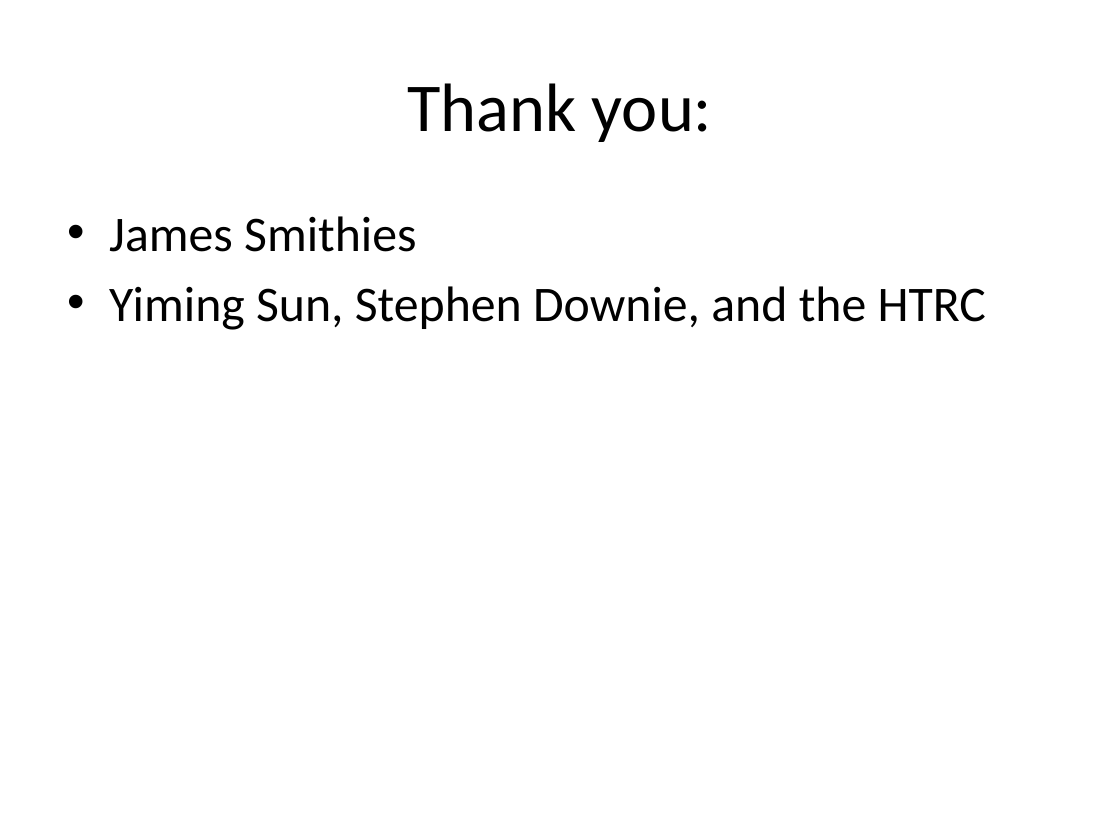
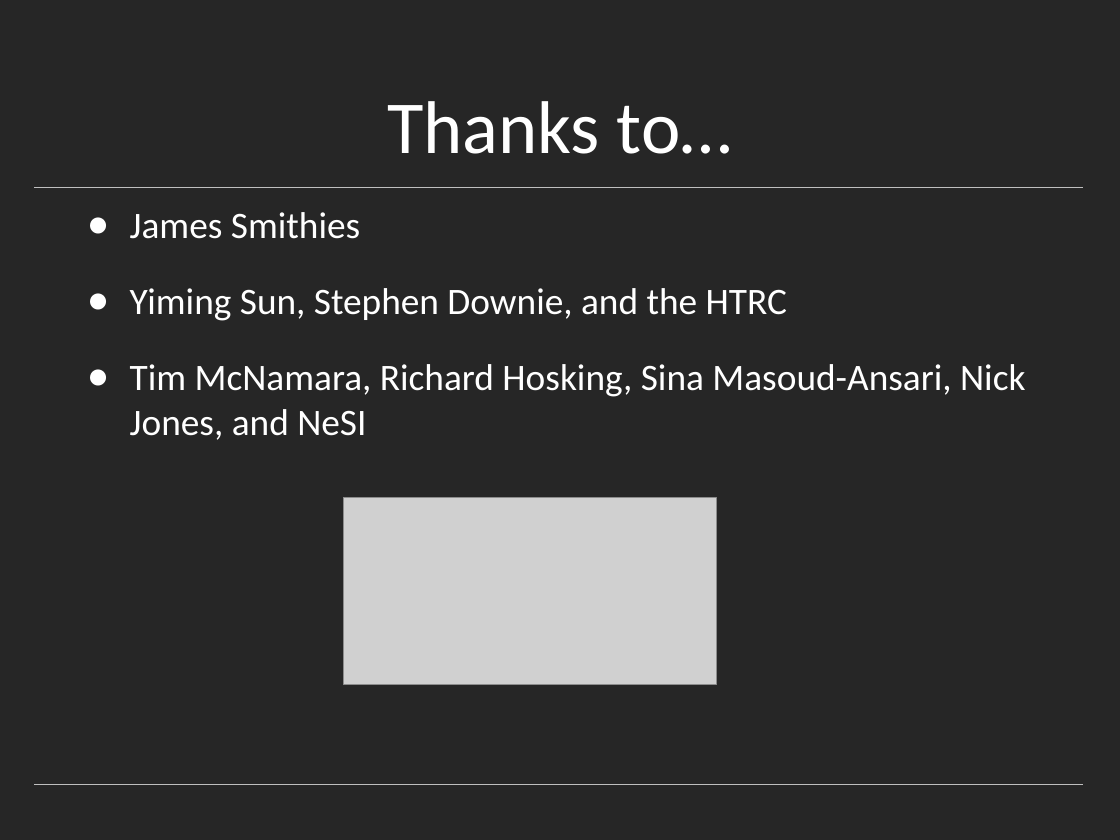
Before and after one commit to rlmv/hathitrust-soer, a slide deck: slide 24 of notes/HathiTrust.pptx (slide 28 before the commit). Drawn at 1120x840 pixels with LibreOffice and Linux fonts; fonts in the diff are those of the drawing; grey boxes stand for pictures. Boxes give left, top, right and bottom in pixels: in the first picture for what was removed or moved away, otherwise in the second. Text is boxed around its words. In the diff, an @@ line names an element or a change of style, - is before the commit and + after.

```diff
--- a/notes/HathiTrust.pptx
+++ b/notes/HathiTrust.pptx
@@ background #FFFFFF to #262626 @@
@@ title removed at <box>407,83,712,142</box> @@
-Thank you:
@@ title added at <box>387,101,732,154</box>, 48 pt, text #FFFFFF @@
+Thanks to…
@@ freeform shape added at <box>35,187,1083,187</box>, outline #BFBFBF 0.25 pt @@
@@ text "James Smithies": place and size @@
-text "James Smithies" at <box>109,216,986,330</box>
+text "James Smithies" at <box>130,212,1025,440</box>
@@ text at <box>130,212,787,321</box>: size 32 to 24 pt, text colour #000000 to #FFFFFF in "James Smithies", "Yiming Sun, Stephen Downie, and the HTRC"; bullet • to ●; more space between paragraphs @@
@@ text at <box>130,364,1025,440</box>: paragraph added @@
+● Tim McNamara, Richard Hosking, Sina Masoud-Ansari, Nick Jones, and NeSI
@@ picture added at <box>344,497,717,684</box> @@
@@ freeform shape added at <box>35,784,1083,784</box>, outline #BFBFBF 0.25 pt @@
```
Also in this commit, not shown: 7 other slides changed, 17 slides added, 20 slides removed.
